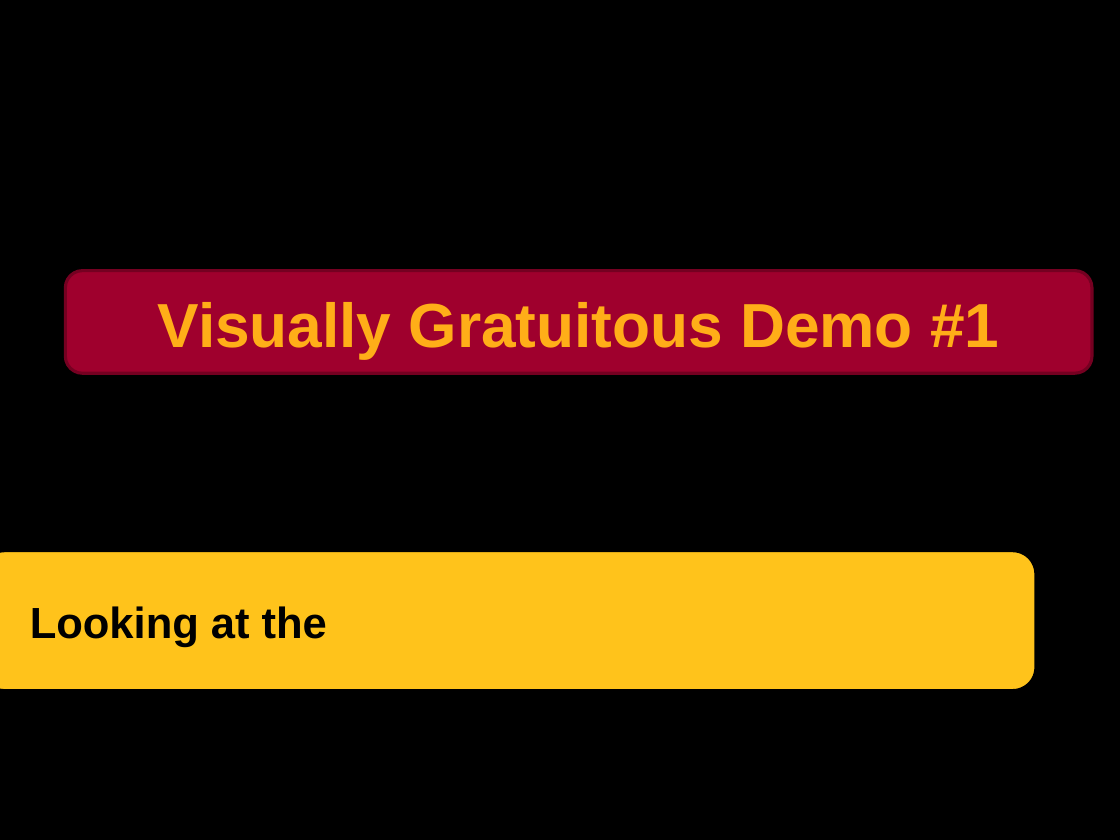
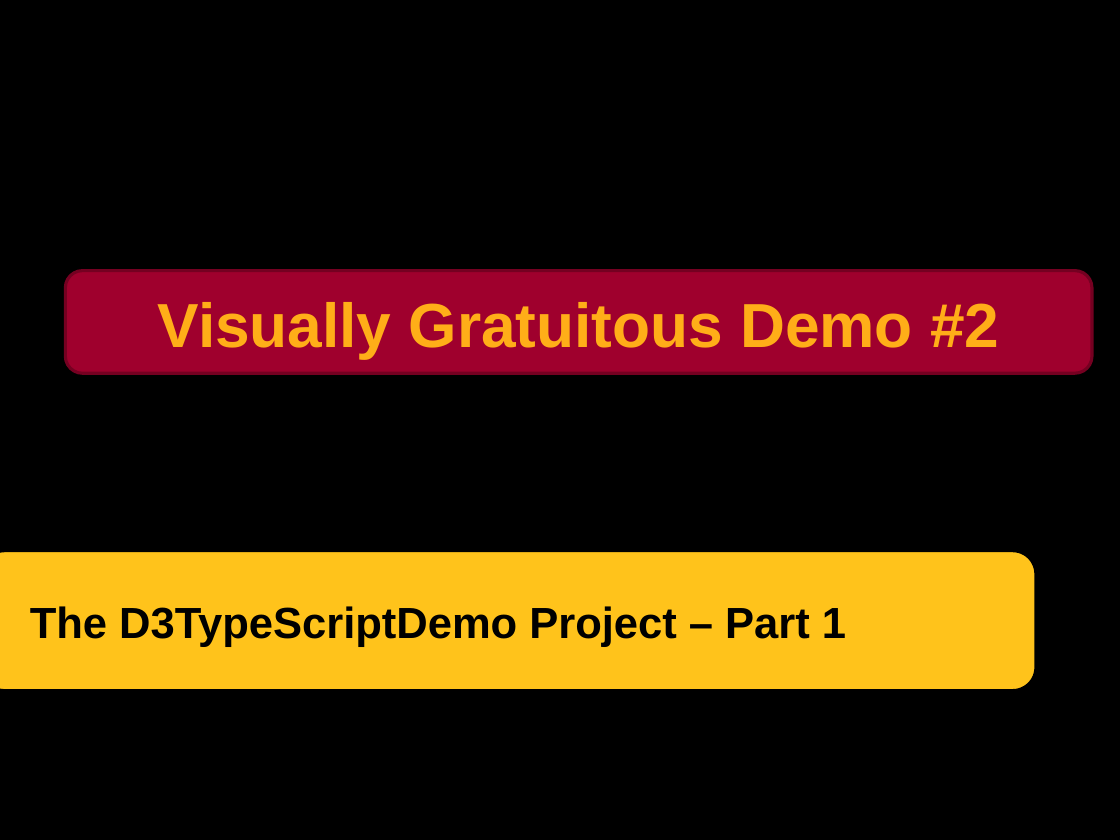
Before and after one commit to CriticalPathTraining/CustomVisualsForPowerBI, a slide deck: slide 19 of CustomVisualsForPowerBI.pptx (slide 17 before the commit). Drawn at 1120x840 pixels with LibreOffice and Linux fonts; fonts in the diff are those of the drawing; background and template pictures are left out. Boxes give left, top, right and bottom in pixels: in the first picture for what was removed or moved away, otherwise in the second. Text is boxed around its words. In the diff, an @@ line names an element or a change of style, - is before the commit and + after.

```diff
--- a/CustomVisualsForPowerBI.pptx
+++ b/CustomVisualsForPowerBI.pptx
@@ text at <box>158,302,999,358</box>: text changed @@
-Visually Gratuitous Demo #1
+Visually Gratuitous Demo #2
@@ title at <box>30,606,846,647</box>: text changed @@
-Looking at the
+The D3TypeScriptDemo Project – Part 1
```
Also in this commit, not shown: 17 other slides changed, 10 slides added, 25 slides removed, 29 other files.
